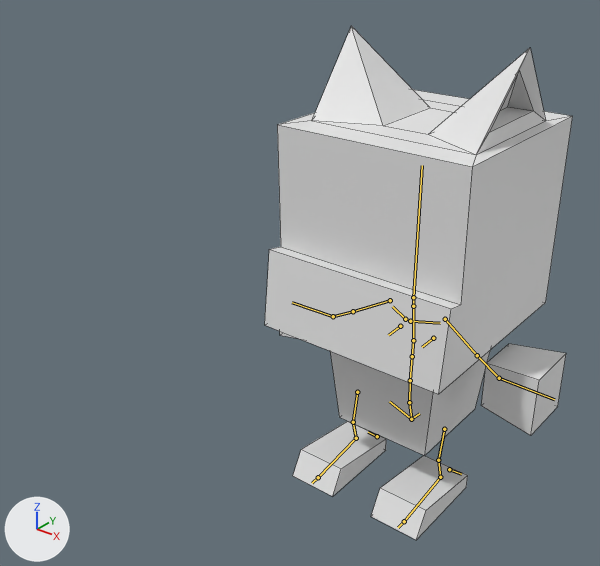
What one commit did to the Blender file Assets/Models/Playermodels/fring_delta.blend.
Both versions are drawn from a 50 mm lens placed at (3.87, -6.76, 5.87), pointed at (-0.32, -1.51, 2.62). Every picture has the same lights, and +X, +Y and +Z are marked at lower left. The bones that bend it are drawn over the model as lines. Mesh edges are drawn as thin lines.

The first picture shows 'Head', 'Left Arm', 'Left Foot', 'Right Arm', 'Right Foot', 'Torso'.
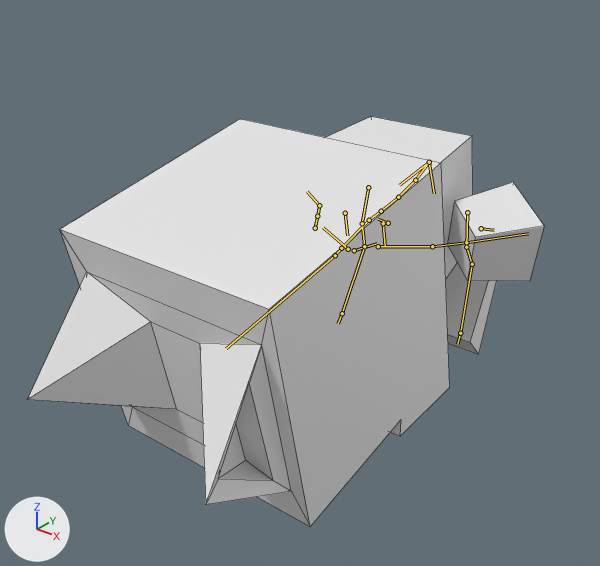
The newer file adds an action. The first version stands in its rest pose; the second is drawn at frame 32 of the action 'S_Groundpound'.

Changed parts and their boxes (x1, y1, x2, y2) in the pictures (600 x 566 px):
'Head', posed (37% wider, 11% taller): before (265, 26, 573, 394); after (27, 119, 450, 526)
'Torso', posed: before (330, 351, 490, 455); after (326, 116, 473, 278)
'Right Arm', posed (13% wider, 9% taller): before (481, 344, 566, 435); after (448, 182, 544, 281)
'Right Foot', posed: before (371, 456, 468, 540); after (446, 263, 497, 354)
'Left Foot', posed (not visible afterwards): before (293, 421, 386, 496)
bone 'spine', root to tip: before (411, 419) to (409, 402); after (429, 162) to (415, 180)
bone 'upper_arm.L', root to tip: before (445, 319) to (477, 355); after (378, 246) to (432, 246)
bone 'hand.L', root to tip: before (499, 378) to (554, 399); after (466, 242) to (528, 233)
bone 'upper_arm.R', root to tip: before (390, 300) to (353, 311); after (315, 228) to (317, 216)
bone 'hand.R', root to tip: before (333, 316) to (292, 302); after (319, 205) to (307, 191)
bone 'thigh.L', root to tip: before (444, 429) to (438, 460); after (467, 212) to (466, 247)
bone 'foot.L', root to tip: before (440, 477) to (404, 521); after (472, 264) to (460, 333)
bone 'thigh.R', root to tip: before (357, 392) to (353, 422); after (368, 187) to (362, 223)
bone 'foot.R', root to tip: before (356, 438) to (318, 477); after (364, 246) to (342, 313)

Edits to the bpy script that builds the scene:
```text
Change bone_spine:
    where bone_spine = bpy.data.objects['metarig'].pose.bones['spine']
    bone_spine.location: (0.0, 0.0, 0.0) -> (0.0, 1.689, -0.431)
    bone_spine.rotation_quaternion: (1.0, 0.0, 0.0, 0.0) -> (0.359, 0.443, 0.0, 0.0)  # degrees (0, 0, 0) -> degrees (102, 0, 0)
Change bone_upper_arm_l:
    where bone_upper_arm_l = bpy.data.objects['metarig'].pose.bones['upper_arm.L']  # child of 'shoulder.L'
    bone_upper_arm_l.rotation_quaternion: (1.0, 0.0, 0.0, 0.0) -> (0.972, 0.029, -0.035, -0.166)  # degrees (0, 0, 0) -> degrees (4, -3, -20)
Change bone_hand_l:
    where bone_hand_l = bpy.data.objects['metarig'].pose.bones['hand.L']  # child of 'forearm.L'
    bone_hand_l.rotation_quaternion: (1.0, 0.0, 0.0, 0.0) -> (0.959, 0.003, 0.075, -0.275)  # degrees (0, 0, 0) -> degrees (-2, 8, -32)
Change bone_upper_arm_r:
    where bone_upper_arm_r = bpy.data.objects['metarig'].pose.bones['upper_arm.R']  # child of 'shoulder.R'
    bone_upper_arm_r.rotation_quaternion: (1.0, 0.0, 0.0, 0.0) -> (0.955, 0.041, 0.156, 0.214)  # degrees (0, 0, 0) -> degrees (9, 17, 27)
Change bone_hand_r:
    where bone_hand_r = bpy.data.objects['metarig'].pose.bones['hand.R']  # child of 'forearm.R'
    bone_hand_r.rotation_quaternion: (1.0, 0.0, 0.0, 0.0) -> (0.99, 0.049, -0.059, 0.117)  # degrees (0, 0, 0) -> degrees (5, -7, 13)
Change bone_thigh_l:
    where bone_thigh_l = bpy.data.objects['metarig'].pose.bones['thigh.L']  # child of 'spine'
    bone_thigh_l.rotation_quaternion: (1.0, 0.0, 0.0, 0.0) -> (0.742, -0.662, 0.0, 0.0)  # degrees (0, 0, 0) -> degrees (-83, 0, 0)
Change bone_foot_l:
    where bone_foot_l = bpy.data.objects['metarig'].pose.bones['foot.L']  # child of 'shin.L'
    bone_foot_l.rotation_quaternion: (1.0, 0.0, 0.0, 0.0) -> (0.882, 0.443, 0.0, 0.0)  # degrees (0, 0, 0) -> degrees (53, 0, 0)
Change bone_thigh_r:
    where bone_thigh_r = bpy.data.objects['metarig'].pose.bones['thigh.R']  # child of 'spine'
    bone_thigh_r.rotation_quaternion: (1.0, 0.0, 0.0, 0.0) -> (0.606, -0.791, 0.0, 0.0)  # degrees (0, 0, 0) -> degrees (-105, 0, 0)
Change bone_foot_r:
    where bone_foot_r = bpy.data.objects['metarig'].pose.bones['foot.R']  # child of 'shin.R'
    bone_foot_r.rotation_quaternion: (1.0, 0.0, 0.0, 0.0) -> (0.888, 0.45, 0.0, 0.0)  # degrees (0, 0, 0) -> degrees (54, 0, 0)
```
